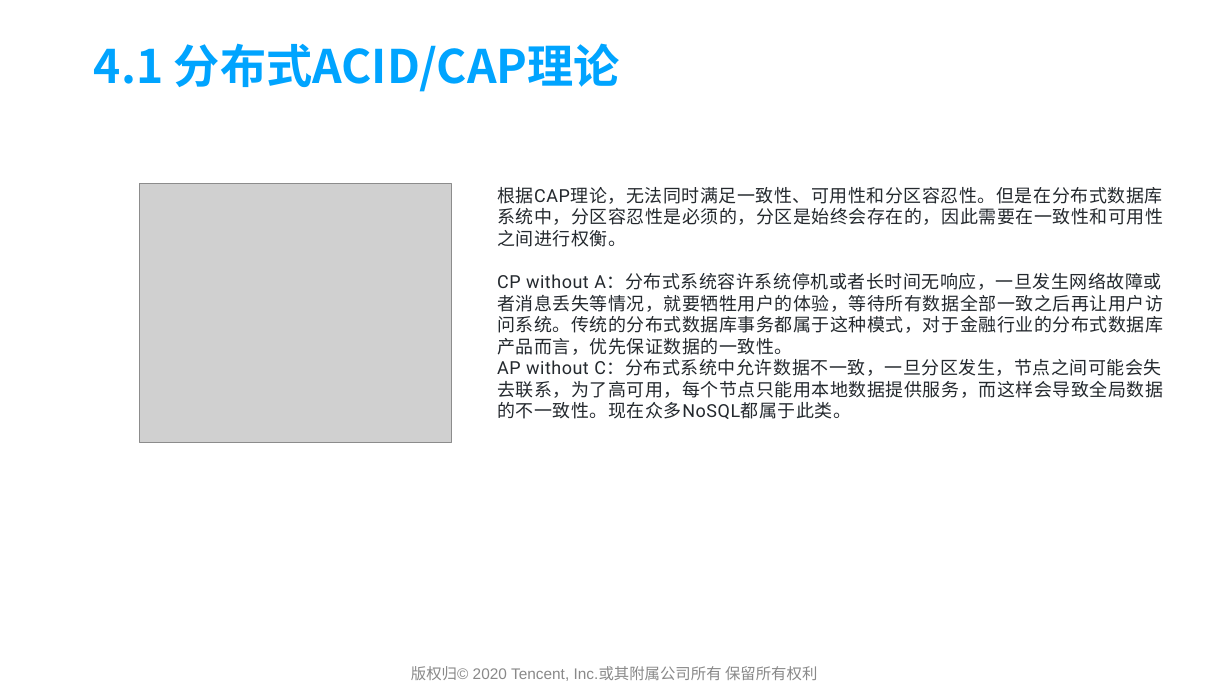
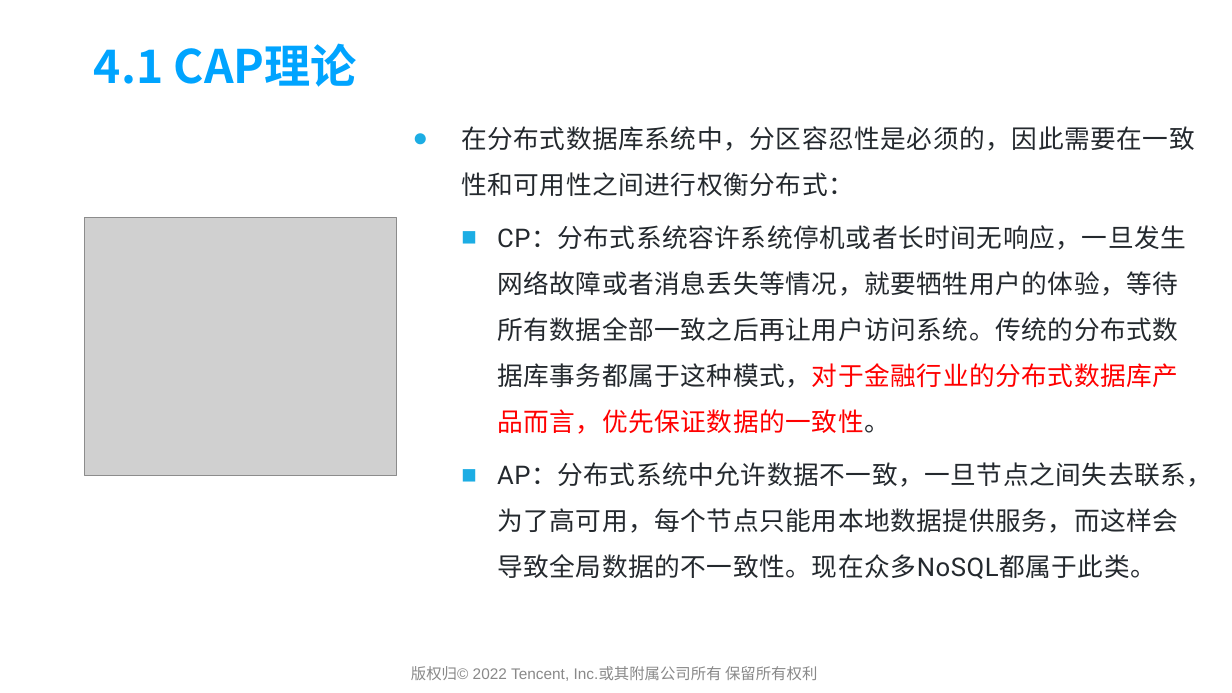
Before and after one commit to yedushusheng/mysql-learning, a slide deck: slide 20 of 28. OLTP/GoldenDB产品简介及架构解析.pptx. Drawn at 1232x693 pixels with LibreOffice and Linux fonts; fonts in the diff are those of the drawing; grey boxes stand for pictures; background and template pictures are left out. Boxes give left, top, right and bottom in pixels: in the first picture for what was removed or moved away, otherwise in the second. Text is boxed around its words. In the diff, an @@ line names an element or a change of style, - is before the commit and + after.

```diff
--- a/28. OLTP/GoldenDB产品简介及架构解析.pptx
+++ b/28. OLTP/GoldenDB产品简介及架构解析.pptx
@@ title at [94, 43, 357, 87]: text changed @@
-4.1 分布式ACID/CAP理论
+4.1 CAP理论
@@ text at [461, 126, 1212, 579]: text changed; size 14 to 20 pt @@
-根据CAP理论，无法同时满足一致性、可用性和分区容忍性。但是在分布式数据库系统中，分区容忍性是必须的，分区是始终会存在的，因此需要在一致性和可用性之间进行权衡。
-CP without A：分布式系统容许系统停机或者长时间无响应，一旦发生网络故障或者消息丢失等情况，就要牺牲用户的体验，等待所有数据全部一致之后再让用户访问系统。传统的分布式数据库事务都属于这种模式，对于金融行业的分布式数据库产品而言，优先保证数据的一致性。
-AP without C：分布式系统中允许数据不一致，一旦分区发生，节点之间可能会失去联系，为了高可用，每个节点只能用本地数据提供服务，而这样会导致全局数据的不一致性。现在众多NoSQL都属于此类。
+● 在分布式数据库系统中，分区容忍性是必须的，因此需要在一致性和可用性之间进行权衡分布式：
+  ■ CP：分布式系统容许系统停机或者长时间无响应，一旦发生网络故障或者消息丢失等情况，就要牺牲用户的体验，等待所有数据全部一致之后再让用户访问系统。传统的分布式数据库事务都属于这种模式，对于金融行业的分布式数据库产品而言，优先保证数据的一致性。
+  ■ AP：分布式系统中允许数据不一致，一旦节点之间失去联系，为了高可用，每个节点只能用本地数据提供服务，而这样会导致全局数据的不一致性。现在众多NoSQL都属于此类。
@@ picture: place and size @@
-picture at [140, 184, 452, 443]
+picture at [85, 217, 397, 476]
@@ text at [411, 666, 817, 681]: text changed @@
-版权归© 2020 Tencent, Inc.或其附属公司所有 保留所有权利
+版权归© 2022 Tencent, Inc.或其附属公司所有 保留所有权利
```
Also in this commit, not shown: 48 other slides changed, 3 slides added.
